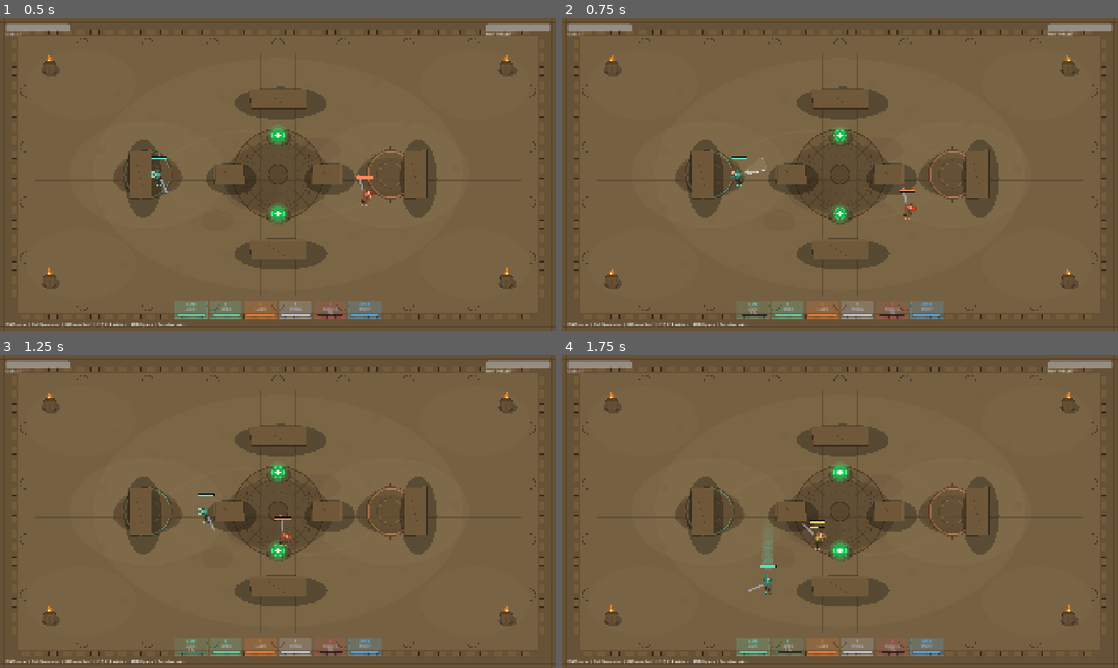
Above: before the commit, frames 1-4 (two rows, left to right).
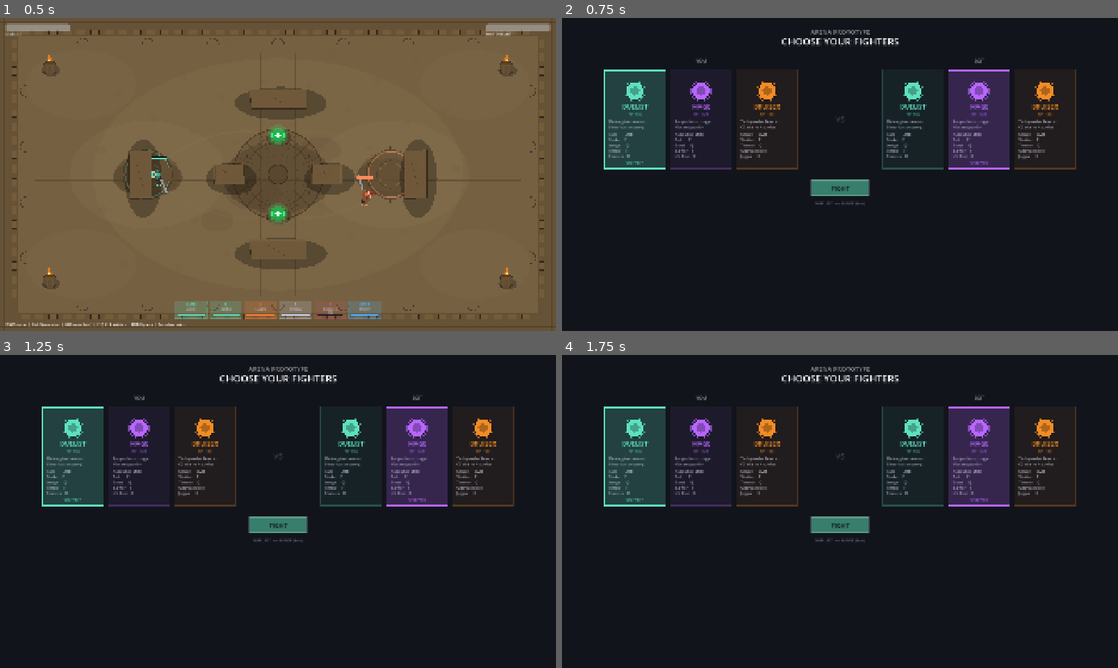
Above: after the commit, the same moments.

Repository: johnWard12/arena-game-godot
Game: Godot game, scene res://scenes/Main.tscn
Two runs of this game, one before a commit and one after it. Both use one fixed random seed, a clock stepped at 60 frames per second and the inputs below. This scene is started directly instead of the project's main scene.
Inputs (mouse positions are in pixels of both pictures, inside the frame that each line leads up to):
- Up to frame 1 (0.5 s): no input
- Up to frame 2 (0.75 s): tap Enter at 0.5 s; move the mouse to (962, 158) at 0.52 s; hold D from 0.53 s (still down); tap Backspace at 0.6 s; click (962, 158) at 0.67 s
- Up to frame 3 (1.25 s): keep holding D; tap Space at 0.77 s; tap E at 0.8 s
- Up to frame 4 (1.75 s): move the mouse to (728, 527) at 1.27 s; release D at 1.28 s; hold S from 1.28 s (still down); tap E at 1.35 s; tap Space at 1.52 s; tap Backspace at 1.55 s

Frame 1 is identical in both runs. In frame 2, 100% of the frame differs, in the area x 0-100%, y 0-100%; in frame 3, 100%; in frame 4, 100%.

Commit message:
Bruiser: no recovery movement slow; reset key → Backspace
- Add recovery_slows_movement flag to Entity (default true); Bruiser sets
  it false so ability recovery frames don't cut movement speed
- Reset/back-to-char-select key changed from Escape to Backspace

Co-Authored-By: Claude Sonnet 4.6 <noreply@anthropic.com>

Diff:
--- a/godot_project/scripts/BruiserEntity.gd
+++ b/godot_project/scripts/BruiserEntity.gd
@@ -44,7 +44,8 @@
 	max_hp         = BRUISER_MAX_HP
 	base_color     = Color(0.95, 0.55, 0.15)
 	speed_override = BRUISER_MAX_SPEED
-	stun_resist_mult = 0.85  # Steady Footing: 15% less duration on incoming stuns/freezes
+	stun_resist_mult = 0.85
+	recovery_slows_movement = false  # Steady Footing: 15% less duration on incoming stuns/freezes
 
 func _physics_process(delta):
 	tremor_fx_left = max(0.0, tremor_fx_left - delta)
--- a/godot_project/scripts/Entity.gd
+++ b/godot_project/scripts/Entity.gd
@@ -110,6 +110,7 @@
 # Multiplier applied to any incoming stun/freeze duration (1.0 = no resistance).
 # Subclasses override this in _ready() to grant CC resistance.
 var stun_resist_mult  := 1.0
+var recovery_slows_movement := true
 
 # CC immunity — blocks apply_stun and apply_slow when true
 var cc_immune := false
@@ -216,7 +217,7 @@
 
 	var input_vec := get_movement_input()
 	var locked = casting != null
-	var recovering_slow = recovering != null
+	var recovering_slow = recovering != null and recovery_slows_movement
 	var debuffed_slow = slowed_time_left > 0
 	var slowed = recovering_slow or debuffed_slow
 
--- a/godot_project/scripts/Main.gd
+++ b/godot_project/scripts/Main.gd
@@ -192,7 +192,7 @@
 		Color(1, 0.36, 0.48) if who == player else Color(0.37, 0.88, 0.75))
 
 func _unhandled_input(event):
-	if event is InputEventKey and event.pressed and event.keycode == KEY_ESCAPE:
+	if event is InputEventKey and event.pressed and event.keycode == KEY_BACKSPACE:
 		get_tree().change_scene_to_file("res://scenes/CharSelect.tscn")
 
 func _draw():
